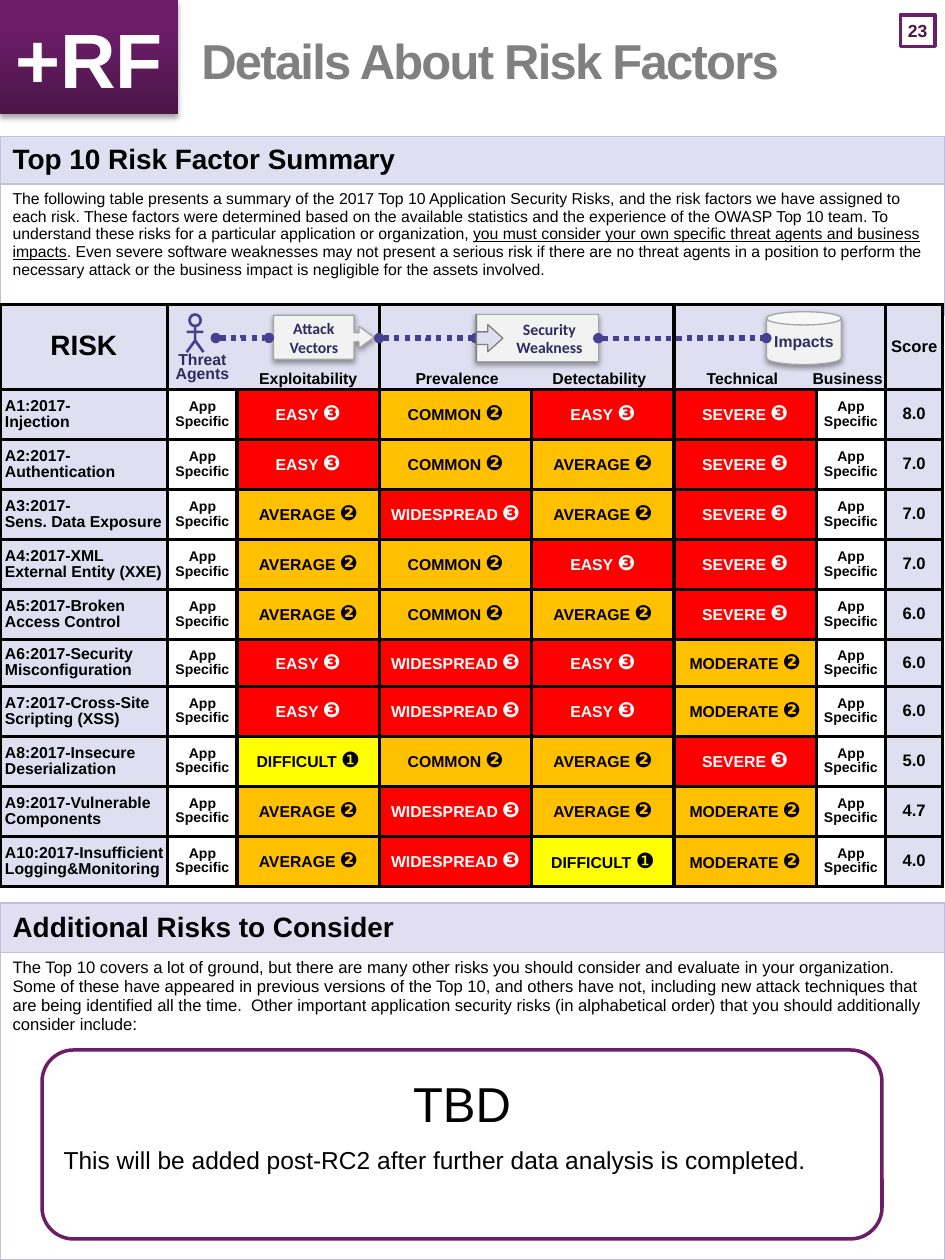
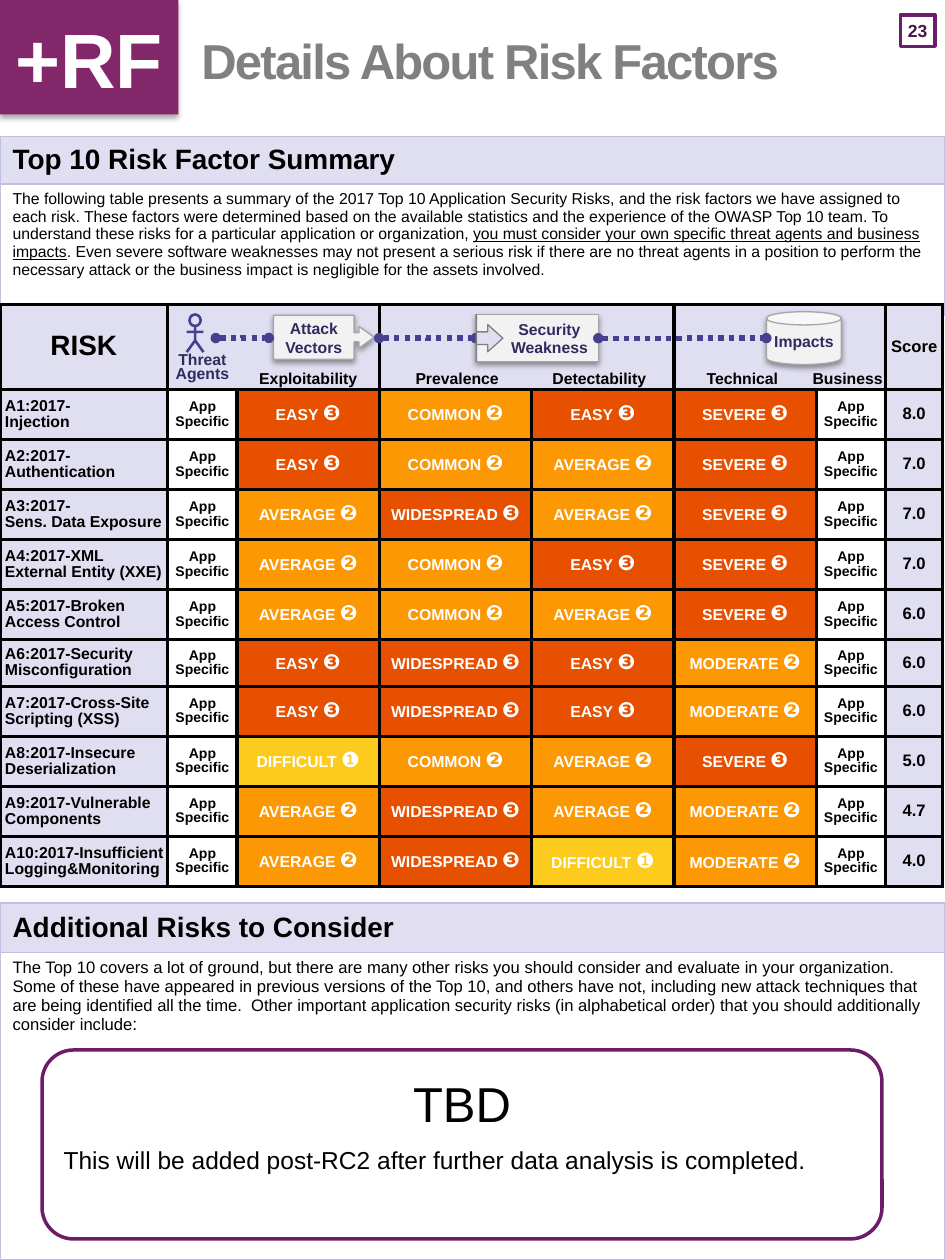
Before and after one commit to OWASP/Top10, a slide deck: slide 24 of 2017/OWASP Top 10 2017 GM (en).pptx. Drawn at 945x1260 pixels with LibreOffice and Linux fonts; fonts in the diff are those of the drawing. Boxes give left, top, right and bottom in pixels: in the first picture for what was removed or moved away, otherwise in the second. Text is boxed around its words. In the diff, an @@ line names an element or a change of style, - is before the commit and + after.

```diff
--- a/2017/OWASP Top 10 2017 GM (en).pptx
+++ b/2017/OWASP Top 10 2017 GM (en).pptx
@@ text "+RF" at <box>0,0,179,115</box>: fill gradient #4A1647 to #6D1D6B to #83276B @@
@@ table at <box>0,305,942,887</box> @@
@@ fill #FF0000 to #E65000 in 19 cells @@
@@ fill #FFC000 to #FC9803 in 19 cells @@
@@ fill #FFFF00 to #FCCB1D in 2 cells @@
@@ text colour #FEFFFF to #FFFFFF in "❸", "❸", "❸", "❸" and 15 more places @@
@@ text colour #000000 to #FFFFFF in "COMMON ❷", "COMMON ❷", "AVERAGE ❷", "AVERAGE ❷" and 17 more places @@
@@ right arrow callout "Attack" at <box>273,315,374,359</box>: font Calibri to Arial @@
@@ rectangle "Security Weakness" at <box>476,315,598,362</box>: font Calibri to Arial @@
```
Also in this commit, not shown: 25 other slides changed, 2 other files.
